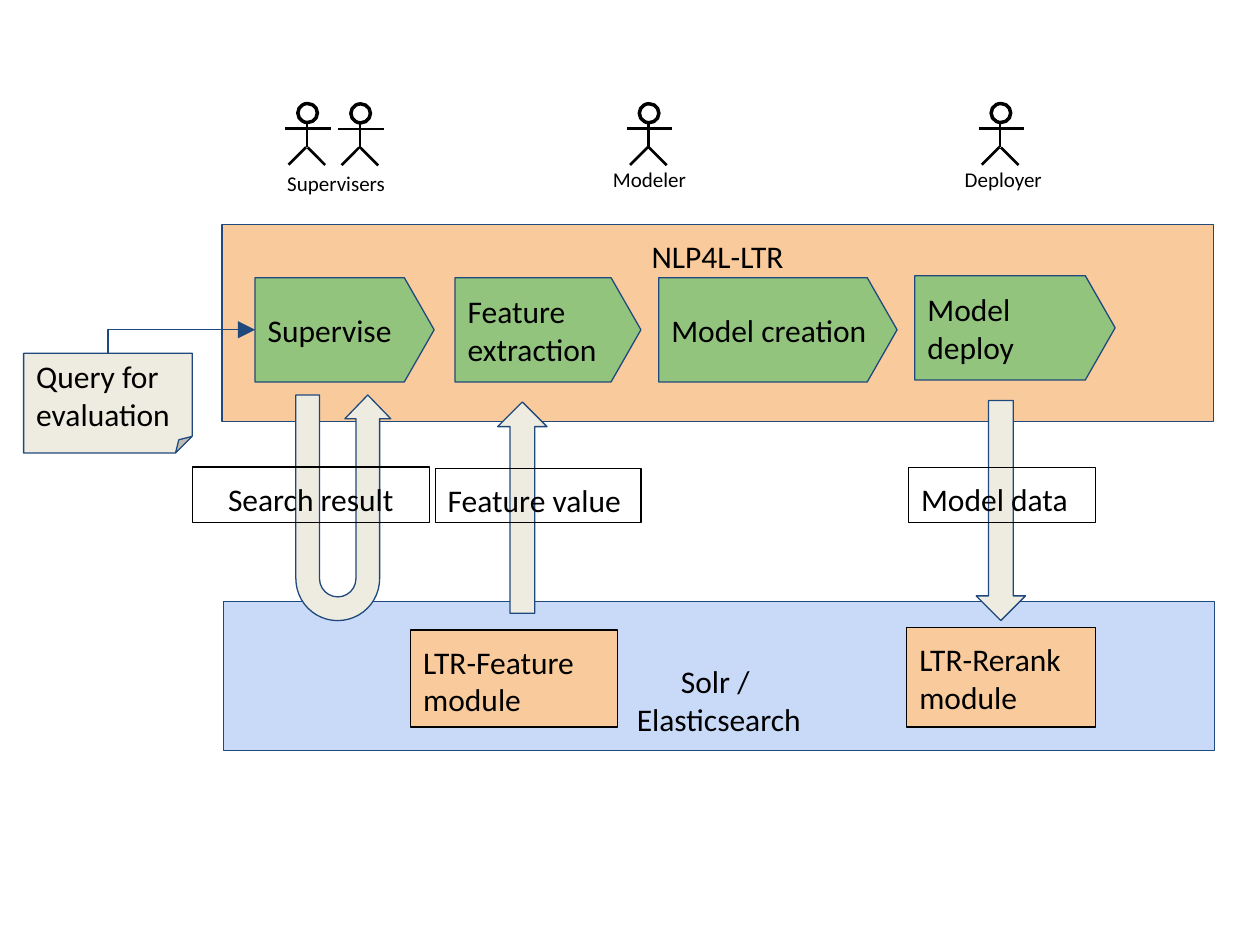
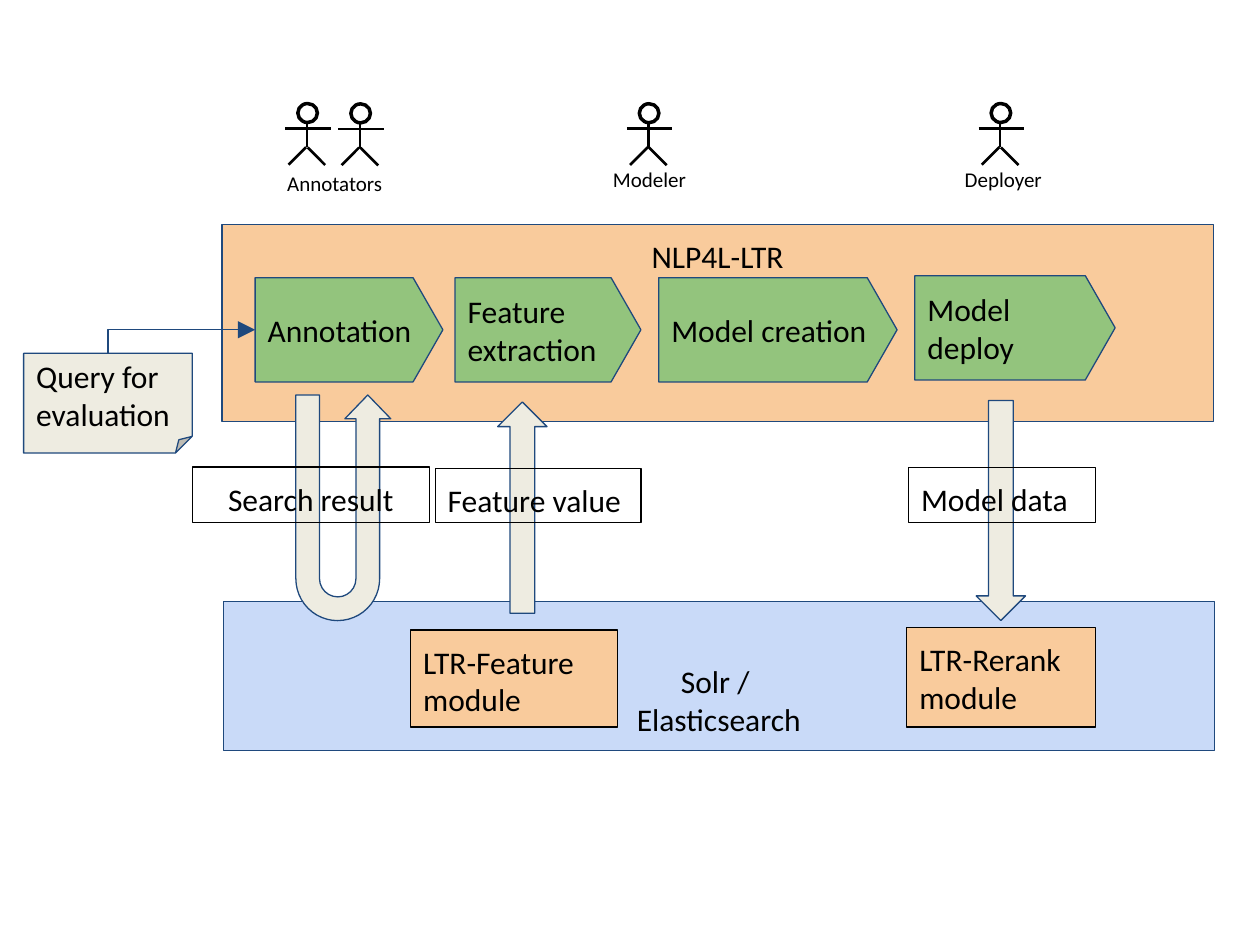
Before and after one commit to NLP4L/manuals, a slide deck: slide 1 of ltr/images/ltr_images.pptx. Drawn at 1260x945 pixels with LibreOffice and Linux fonts; fonts in the diff are those of the drawing. Boxes give left, top, right and bottom in pixels: in the first picture for what was removed or moved away, otherwise in the second. Text is boxed around its words. In the diff, an @@ line names an element or a change of style, - is before the commit and + after.

```diff
--- a/ltr/images/ltr_images.pptx
+++ b/ltr/images/ltr_images.pptx
@@ text at [287,177,382,191]: text changed @@
-Supervisers
+Annotators
@@ pentagon arrow "Annotation": place and size @@
-pentagon arrow "Annotation" at [255,277,433,382]
+pentagon arrow "Annotation" at [255,277,442,382]
@@ text in pentagon arrow at [268,320,411,342]: text changed @@
-Supervise
+Annotation
```
Also in this commit, not shown: 1 slide added, 19 other files.
